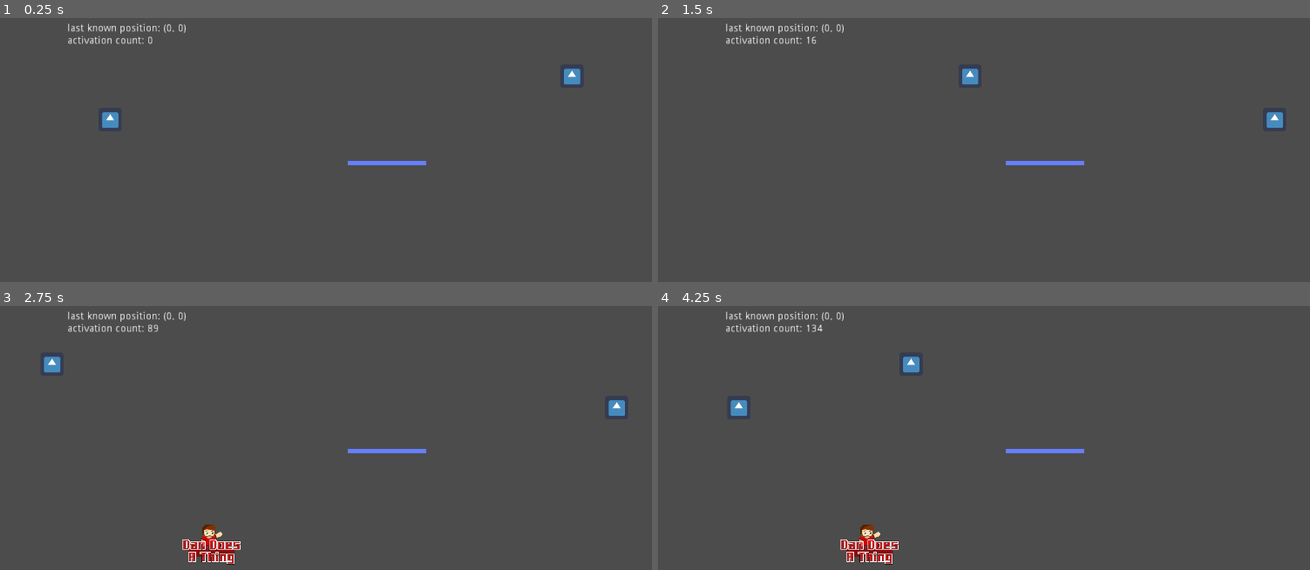
Above: before the commit, frames 1-4 (two rows, left to right).
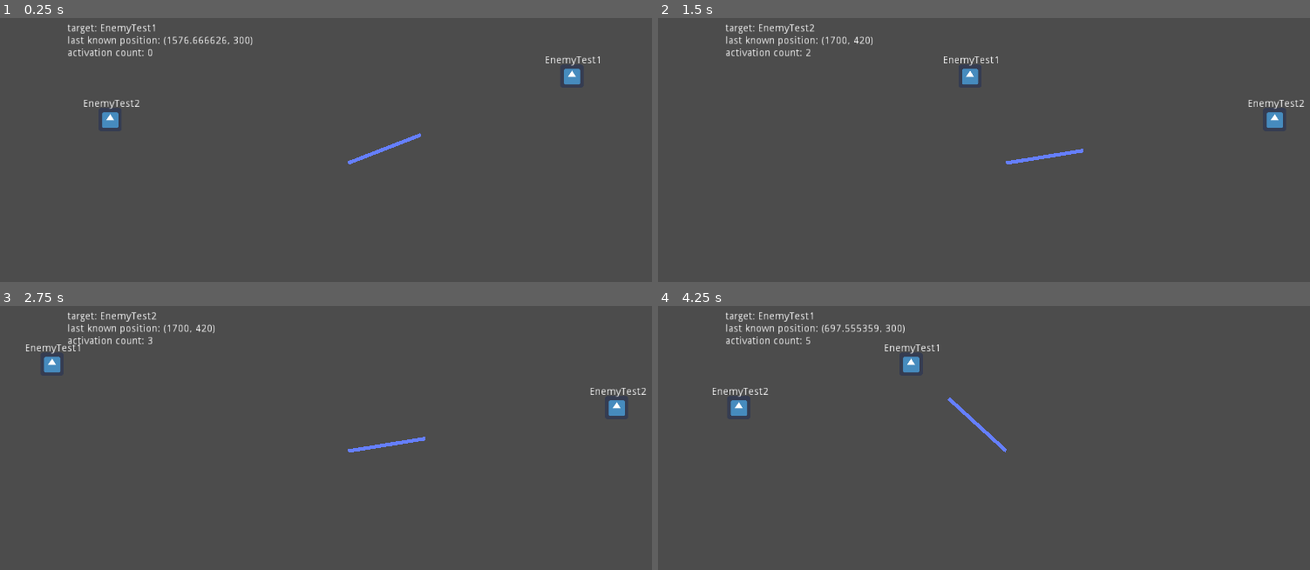
Above: after the commit, the same moments.

Repository: Boyquotes/ddat-gpf.entities
Game: Godot game, scene res://_testenv/tests_entity_ability/unit_ability_targeter/test_entab_target.tscn
Same seed, same stepped clock (60 frames per second), same inputs: the game is played once before the commit and once after it. This scene is started directly instead of the project's main scene. The engine's default icon, where the game draws it, is replaced by a stand-in: a white triangle on a blue panel in a dark square.
Inputs (mouse positions are in pixels of both pictures, inside the frame that each line leads up to):
- Up to frame 1 (0.25 s): no input
- Up to frame 2 (1.5 s): tap Enter (ui_accept) at 0.5, 0.77 s; move the mouse to (1160, 144) at 0.52 s; hold Right (ui_right) 0.53-1.28 s; move the mouse to (866, 181) at 1.27 s; hold Down (ui_down) from 1.28 s (still down)
- Up to frame 3 (2.75 s): tap Enter (ui_accept) at 1.52 s; move the mouse to (417, 364) at 2.02 s; release Down (ui_down) at 2.03 s; hold Right (ui_right) from 2.03 s (still down)
- Up to frame 4 (4.25 s): move the mouse to (970, 530) at 2.77 s; release Right (ui_right) at 2.78 s; hold Up (ui_up) 2.78-3.53 s; tap Enter (ui_accept) at 3.02, 3.77 s; move the mouse to (1212, 509) at 3.52 s; hold Left (ui_left) from 3.53 s (still down)

The runs differ from the first frame. In frame 1, 1.4% of the frame differs, in the area x 10-92%, y 1-56%; in frame 2, 1.3%; in frame 3, 2.0%; in frame 4, 2.2%, in the area x 8-66%, y 1-99%.

Commit message:
testenv update for target ref output

Diff:
--- a/_testenv/tests_entity_ability/unit_ability_targeter/test_entab_target.gd
+++ b/_testenv/tests_entity_ability/unit_ability_targeter/test_entab_target.gd
@@ -7,6 +7,7 @@
 var ability_activation_count := 0
 # for debug label
 var last_target_position := Vector2.ZERO
+var target_name := ""
 
 onready var rot_target_line = $CenterOfScreen/RotTargetLine
 onready var debug_label = $DebugLabel
@@ -55,13 +56,6 @@
 	tween_node.start()
 
 
-func _on_EntityAbilityTargeter_update_target(arg_target_position):
-	rot_target_line.look_at(arg_target_position)
-#	rot_target_line.rotation = rot_target_line.global_position.angle_to(arg_target_position)
-	last_target_position = arg_target_position
-#	print("target_position is {tp}".format({"tp": arg_target_position}))
-	update_debug_label()
-
 #func _process(_arg_delta):
 #	rot_target_line.look_at(get_global_mouse_position())
 
@@ -71,5 +65,20 @@
 
 func update_debug_label():
 	debug_label.text =\
+			"target: "+str(target_name)+"\n"+\
 			"last known position: "+str(last_target_position)+"\n"+\
 			"activation count: "+str(ability_activation_count)
+
+
+func _on_EntityAbilityTargeter_update_target_position(arg_target_position):
+	rot_target_line.look_at(arg_target_position)
+#	rot_target_line.rotation = rot_target_line.global_position.angle_to(arg_target_position)
+	last_target_position = arg_target_position
+#	print("target_position is {tp}".format({"tp": arg_target_position}))
+	update_debug_label()
+
+
+func _on_EntityAbilityTargeter_update_target_reference(target_reference):
+	if target_reference is Node2D:
+		target_name = target_reference.name
+	update_debug_label()
--- a/_testenv/tests_entity_ability/unit_ability_targeter/test_entab_target.tscn
+++ b/_testenv/tests_entity_ability/unit_ability_targeter/test_entab_target.tscn
@@ -20,7 +20,6 @@
 [node name="ActivationController" type="Node2D" parent="CenterOfScreen"]
 position = Vector2( -960, -540 )
 script = ExtResource( 1 )
-activation_mode = 1
 use_ability_action = "ui_accept"
 target_clear_action = "ui_cancel"
 min_hold_duration = 2.0
@@ -52,10 +51,27 @@
 [node name="EnemyTest1" type="Sprite" parent="."]
 texture = ExtResource( 5 )
 
+[node name="NameLabel" type="Label" parent="EnemyTest1"]
+margin_left = -74.0
+margin_top = -57.0
+margin_right = 4.0
+margin_bottom = -43.0
+rect_scale = Vector2( 2, 2 )
+text = "EnemyTest1"
+
 [node name="EnemyTest2" type="Sprite" parent="."]
 texture = ExtResource( 5 )
+
+[node name="NameLabel2" type="Label" parent="EnemyTest2"]
+margin_left = -74.0
+margin_top = -57.0
+margin_right = 4.0
+margin_bottom = -43.0
+rect_scale = Vector2( 2, 2 )
+text = "EnemyTest2"
 
 [node name="Tween" type="Tween" parent="."]
 
 [connection signal="activate_ability" from="CenterOfScreen/ActivationController" to="." method="_on_ActivationController_activate_ability"]
-[connection signal="update_target" from="CenterOfScreen/ActivationController/EntityAbilityTargeter" to="." method="_on_EntityAbilityTargeter_update_target"]
+[connection signal="update_target_position" from="CenterOfScreen/ActivationController/EntityAbilityTargeter" to="." method="_on_EntityAbilityTargeter_update_target_position"]
+[connection signal="update_target_reference" from="CenterOfScreen/ActivationController/EntityAbilityTargeter" to="." method="_on_EntityAbilityTargeter_update_target_reference"]
